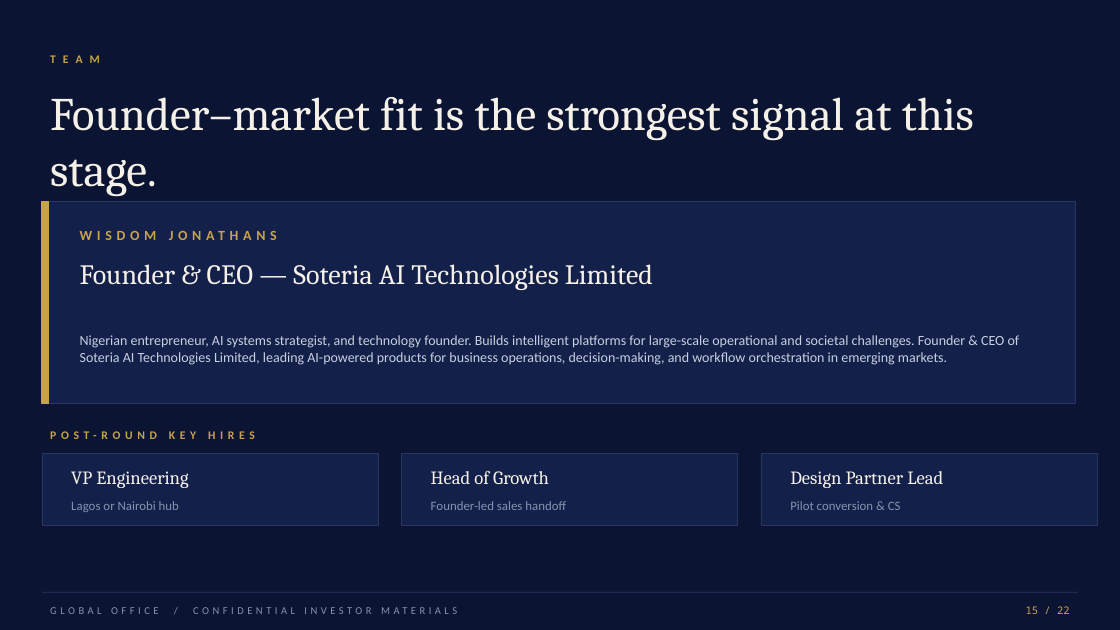
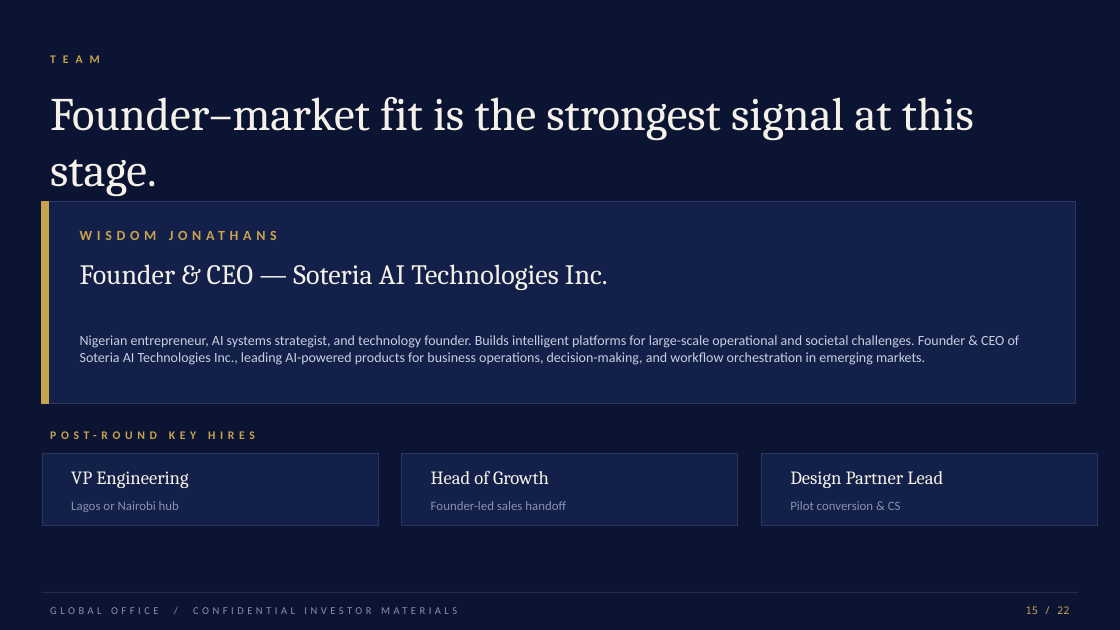
Before and after one commit to Brunny2023/intelligent-office, a slide deck: slide 22 of public/investor-pack/Global-Office-Investor-Deck.pptx. Drawn at 1120x630 pixels with LibreOffice and Linux fonts; fonts in the diff are those of the drawing. Boxes give left, top, right and bottom in pixels: in the first picture for what was removed or moved away, otherwise in the second. Text is boxed around its words. In the diff, an @@ line names an element or a change of style, - is before the commit and + after.

```diff
--- a/public/investor-pack/Global-Office-Investor-Deck.pptx
+++ b/public/investor-pack/Global-Office-Investor-Deck.pptx
@@ text at [80,264,608,290]: text changed @@
-Founder & CEO — Soteria AI Technologies Limited
+Founder & CEO — Soteria AI Technologies Inc.
@@ text at [80,335,1020,365]: text changed @@
-Nigerian entrepreneur, AI systems strategist, and technology founder. Builds intelligent platforms for large-scale operational and societal challenges. Founder & CEO of Soteria AI Technologies Limited, leading AI-powered products for business operations, decision-making, and workflow orchestration in emerging markets.
+Nigerian entrepreneur, AI systems strategist, and technology founder. Builds intelligent platforms for large-scale operational and societal challenges. Founder & CEO of Soteria AI Technologies Inc., leading AI-powered products for business operations, decision-making, and workflow orchestration in emerging markets.
```
Also in this commit, not shown: 2 other slides changed, 12 other files.
